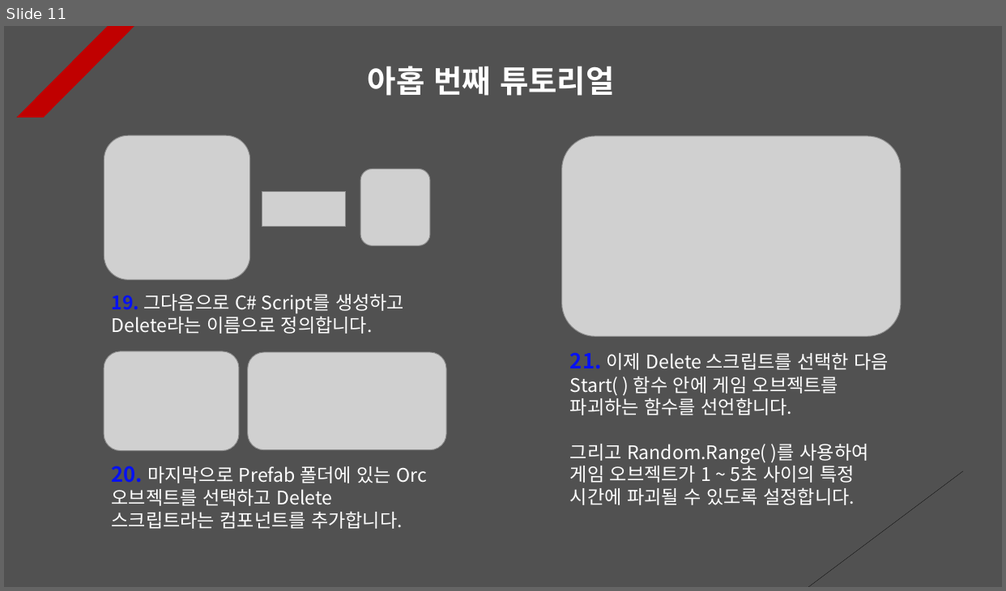
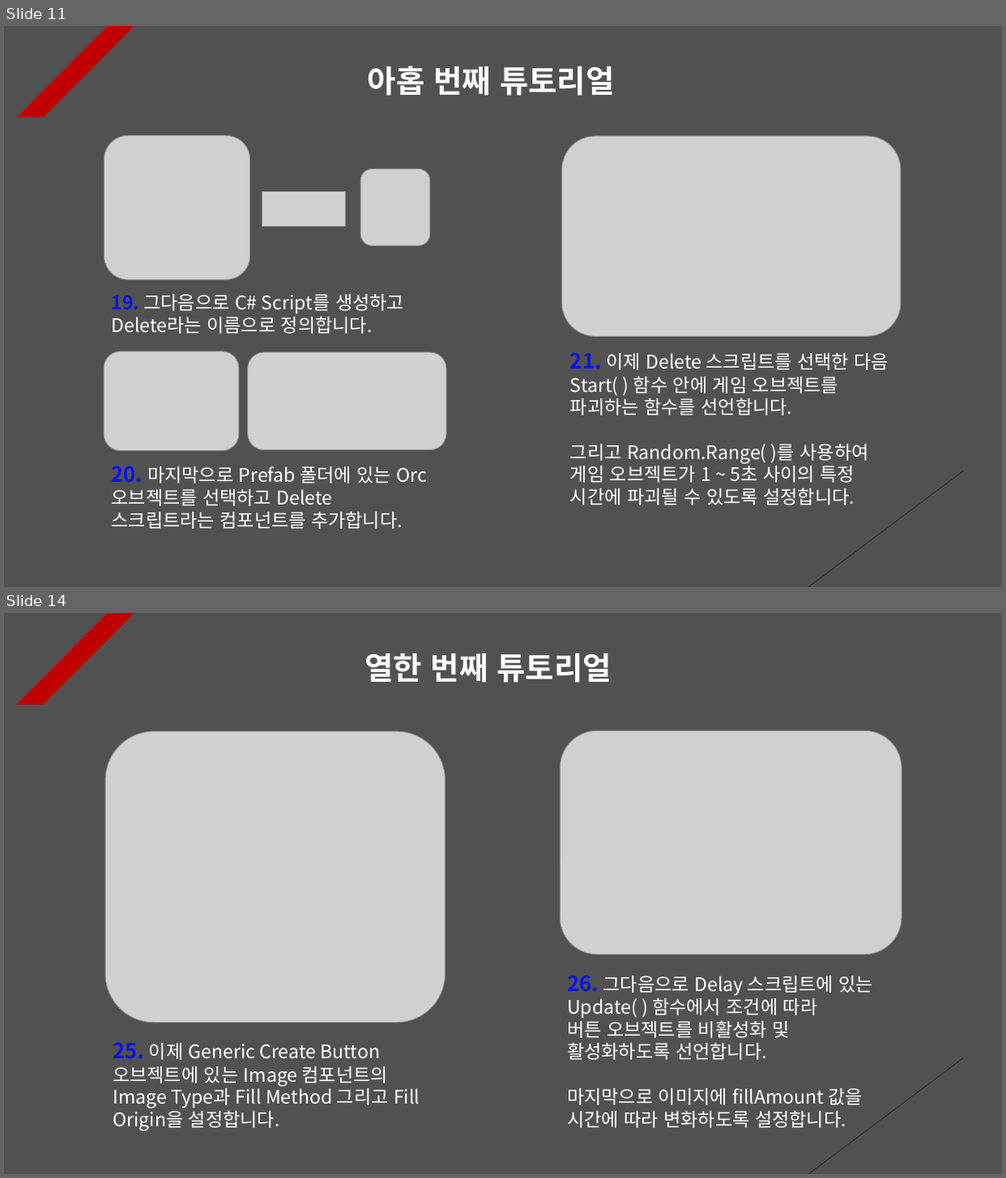
Before and after one commit to Unity2033/3D-UnityEngine, a slide deck: Assets/Class/Instantiate & Destroy/PPT Data/Instatiate and Destroy Example.pptx. Shown one above the other, each under a label of ours: slide 11 before the commit, slides 11 and 14 after it; the slides between them are not shown. The pictures are 1006x591 and 1006x1178 pixels, drawn with LibreOffice and Linux fonts; fonts in the diff are those of the drawing; grey boxes stand for pictures. Boxes give left, top, right and bottom in pixels: in the first picture for what was removed or moved away, otherwise in the second. Text is boxed around its words. In the diff, an @@ line names an element or a change of style, - is before the commit and + after.

Commit message:
Add Button Delay System
- Implement a function to be used
  by other scripts by using the global
  Action variable

- Set the button object to be
  inactive and then active according
  to a specific time

```diff
--- a/Assets/Class/Instantiate & Destroy/PPT Data/Instatiate and Destroy Example.pptx
+++ b/Assets/Class/Instantiate & Destroy/PPT Data/Instatiate and Destroy Example.pptx
@@ slide 14 added at (x1=4, y1=613, x2=1002, y2=1174), background #515151; not listed: 2 template elements that a slide beside it also shows @@
@@ text added at (x1=364, y1=653, x2=612, y2=683), 30 pt, text #FFFFFF, bold @@
+열한 번째 튜토리얼
@@ picture added at (x1=105, y1=731, x2=445, y2=1023) @@
@@ picture added at (x1=560, y1=730, x2=901, y2=954) @@
@@ text added at (x1=567, y1=975, x2=874, y2=1128), 18 pt, text #FFFFFF @@
+26. 그다음으로 Delay 스크립트에 있는 Update( ) 함수에서 조건에 따라
+버튼 오브젝트를 비활성화 및 활성화하도록 선언합니다.
+마지막으로 이미지에 fillAmount 값을 시간에 따라 변화하도록 설정합니다.
@@ text added at (x1=113, y1=1042, x2=420, y2=1131), 18 pt, text #FFFFFF @@
+25. 이제 Generic Create Button 오브젝트에 있는 Image 컴포넌트의 Image Type과 Fill Method 그리고 Fill Origin을 설정합니다.
```
Also in this commit, not shown: 9 slides changed, 5 other files.
